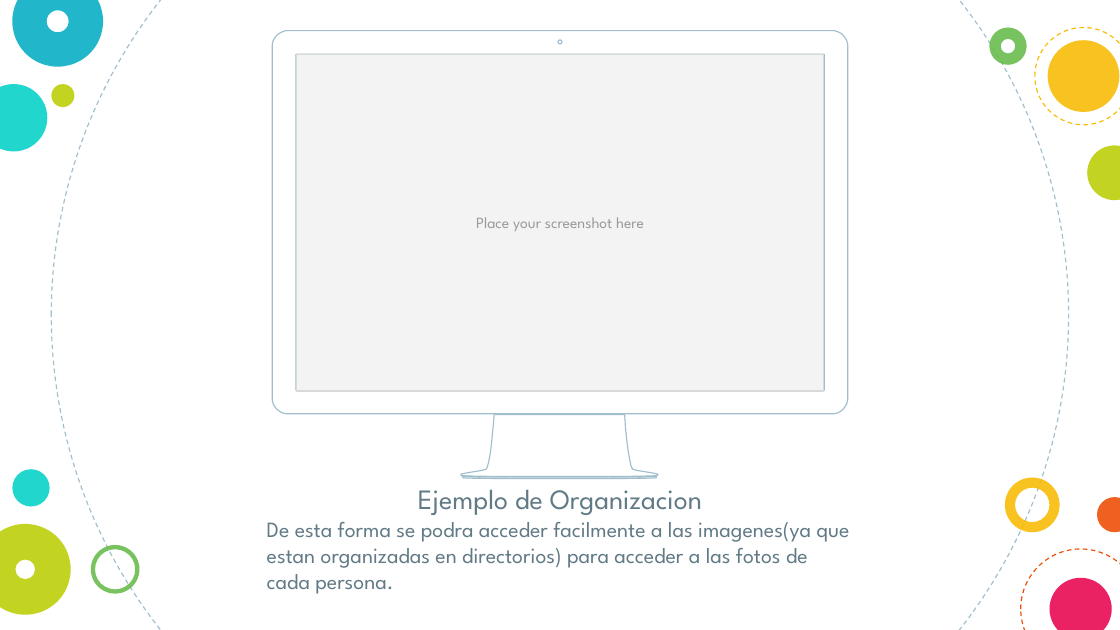
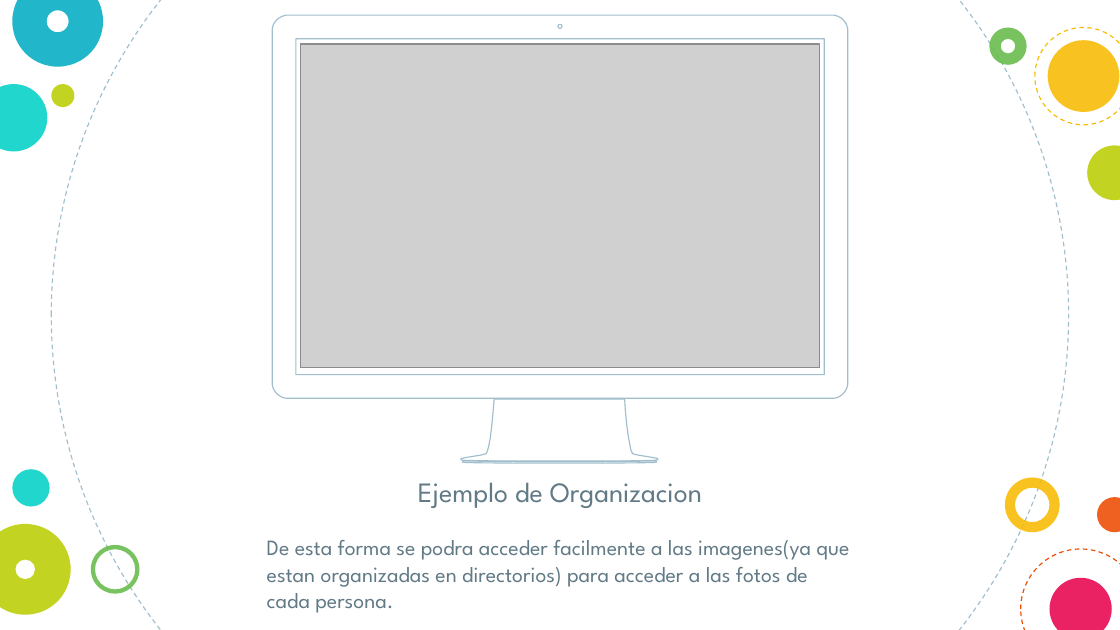
Before and after one commit to basfom/Check4Face, a slide deck: slide 7 of presentacion.pptx. Drawn at 1120x630 pixels with LibreOffice and Linux fonts; fonts in the diff are those of the drawing; grey boxes stand for pictures. Boxes give left, top, right and bottom in pixels: in the first picture for what was removed or moved away, otherwise in the second. Text is boxed around its words. In the diff, an @@ line names an element or a change of style, - is before the commit and + after.

Commit message:
agregada imagenes

```diff
--- a/presentacion.pptx
+++ b/presentacion.pptx
@@ freeform shape: place and size @@
-freeform shape at <box>272,30,848,478</box>
+freeform shape at <box>272,16,848,464</box>
@@ rectangle removed at <box>297,54,824,391</box> @@
-Place your screenshot here
@@ picture added at <box>300,44,820,367</box> @@
@@ text "Ejemplo de Organizacion" rewrapped from <box>267,489,849,594</box> to <box>267,482,849,613</box> @@
```
Also in this commit, not shown: 2 other slides changed, 1 slide added.
